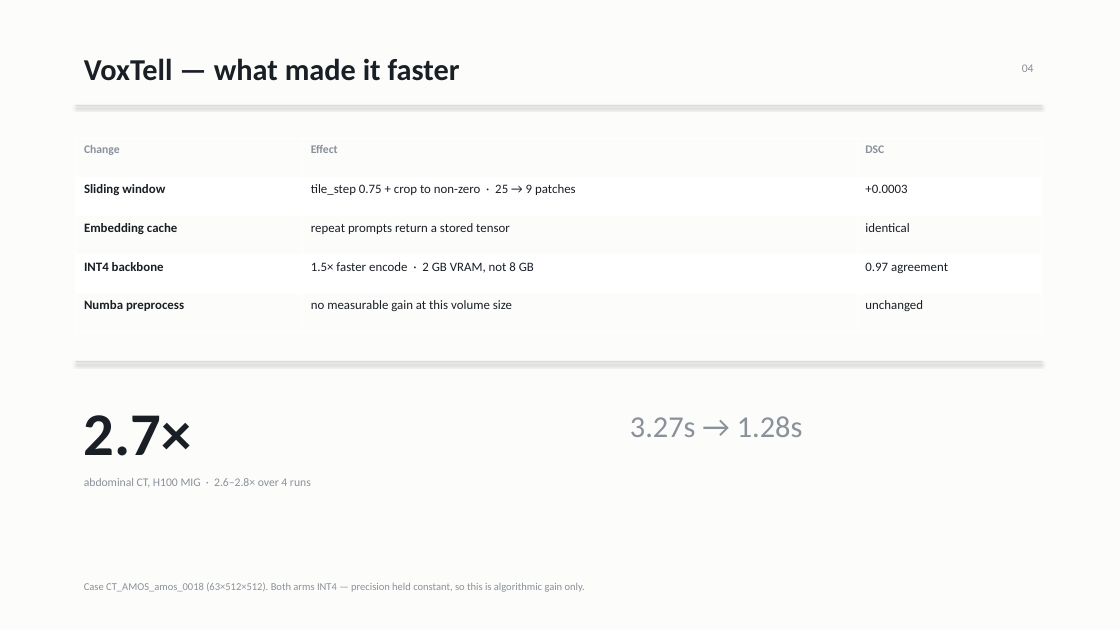
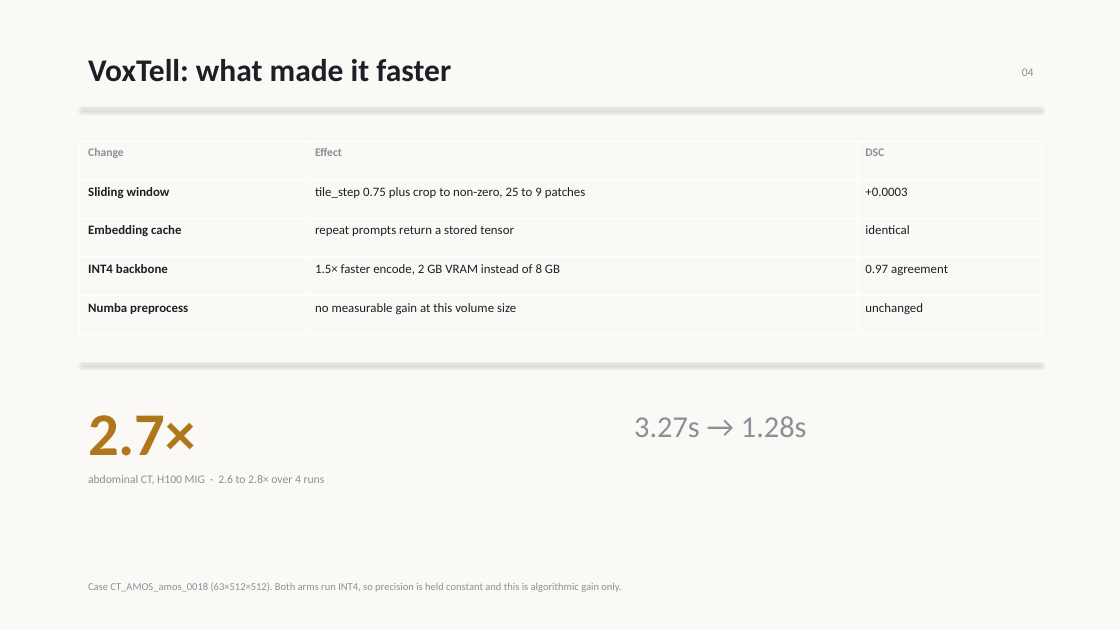
Before and after one commit to pentaexe/VoxTell-main, a slide deck: slide 4 of slides.pptx. Drawn at 1120x630 pixels with LibreOffice and Linux fonts; fonts in the diff are those of the drawing. Boxes give left, top, right and bottom in pixels: in the first picture for what was removed or moved away, otherwise in the second. Text is boxed around its words. In the diff, an @@ line names an element or a change of style, - is before the commit and + after.

```diff
--- a/slides.pptx
+++ b/slides.pptx
@@ background #FCFCFA to #FAF9F6 @@
@@ text at box(88, 59, 451, 82): text changed; size 26 to 27 pt; text colour #1A1F26 to #1C2026 @@
-VoxTell — what made it faster
+VoxTell: what made it faster
@@ text "04" at box(1022, 68, 1034, 76): text colour #8A919B to #8C8F96 @@
@@ rectangle at box(80, 108, 1042, 108): fill #DDDAD3 to #E4E1D9 @@
@@ rectangle: place and size @@
-rectangle at box(76, 105, 1042, 106)
+rectangle at box(80, 108, 1042, 108)
@@ table at box(80, 141, 1042, 334) @@
-row 2, column 2: tile_step 0.75 + crop to non-zero · 25 → 9 patches
+row 2, column 2: tile_step 0.75 plus crop to non-zero, 25 to 9 patches
-row 4, column 2: 1.5× faster encode · 2 GB VRAM, not 8 GB
+row 4, column 2: 1.5× faster encode, 2 GB VRAM instead of 8 GB
@@ fill #FCFCFA to #FAF9F6 in 9 cells @@
@@ fill #FFFFFF to #FAF9F6 in 6 cells @@
@@ text colour #8A919B to #8C8F96 in "Change", "Effect", "DSC" @@
@@ text colour #1A1F26 to #1C2026 in "Sliding window", "+0.0003", "Embedding cache", "repeat prompts return a stored tensor" and 6 more places @@
@@ table: place and size @@
-table at box(76, 139, 1042, 332)
+table at box(80, 141, 1042, 334)
@@ rectangle: place and size @@
-rectangle at box(76, 361, 1042, 362)
+rectangle at box(80, 363, 1042, 364)
@@ rectangle at box(80, 363, 1042, 364): fill #DDDAD3 to #E4E1D9 @@
@@ text "2.7×" at box(88, 415, 196, 456): text colour #1A1F26 to #B0761B @@
@@ text "3.27s → 1.28s" at box(634, 416, 807, 437): text colour #8A919B to #8C8F96 @@
@@ text at box(88, 475, 325, 483): text changed; text colour #8A919B to #8C8F96 @@
-abdominal CT, H100 MIG · 2.6–2.8× over 4 runs
+abdominal CT, H100 MIG · 2.6 to 2.8× over 4 runs
@@ text at box(88, 582, 621, 592): text changed; text colour #8A919B to #8C8F96 @@
-Case CT_AMOS_amos_0018 (63×512×512). Both arms INT4 — precision held constant, so this is algorithmic gain only.
+Case CT_AMOS_amos_0018 (63×512×512). Both arms run INT4, so precision is held constant and this is algorithmic gain only.
```
Also in this commit, not shown: 7 other slides changed, 1 slide removed, 1 other file.
